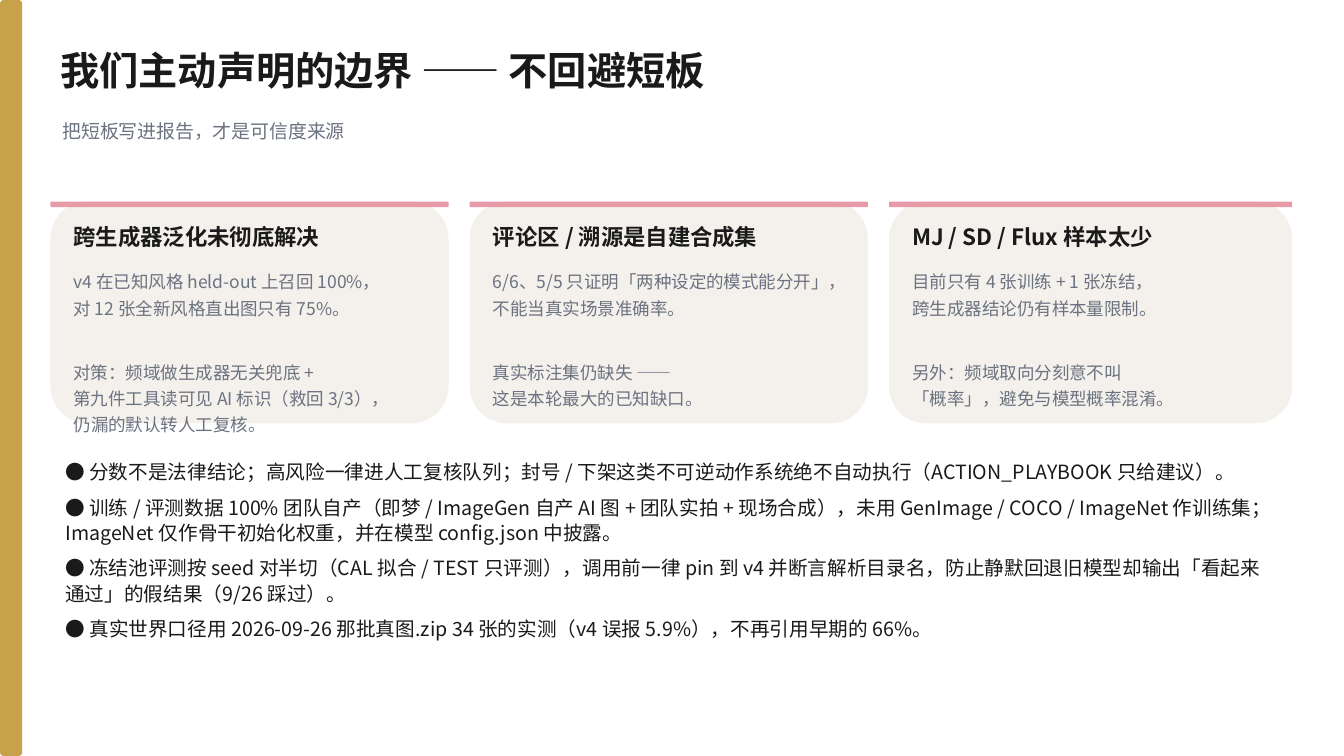
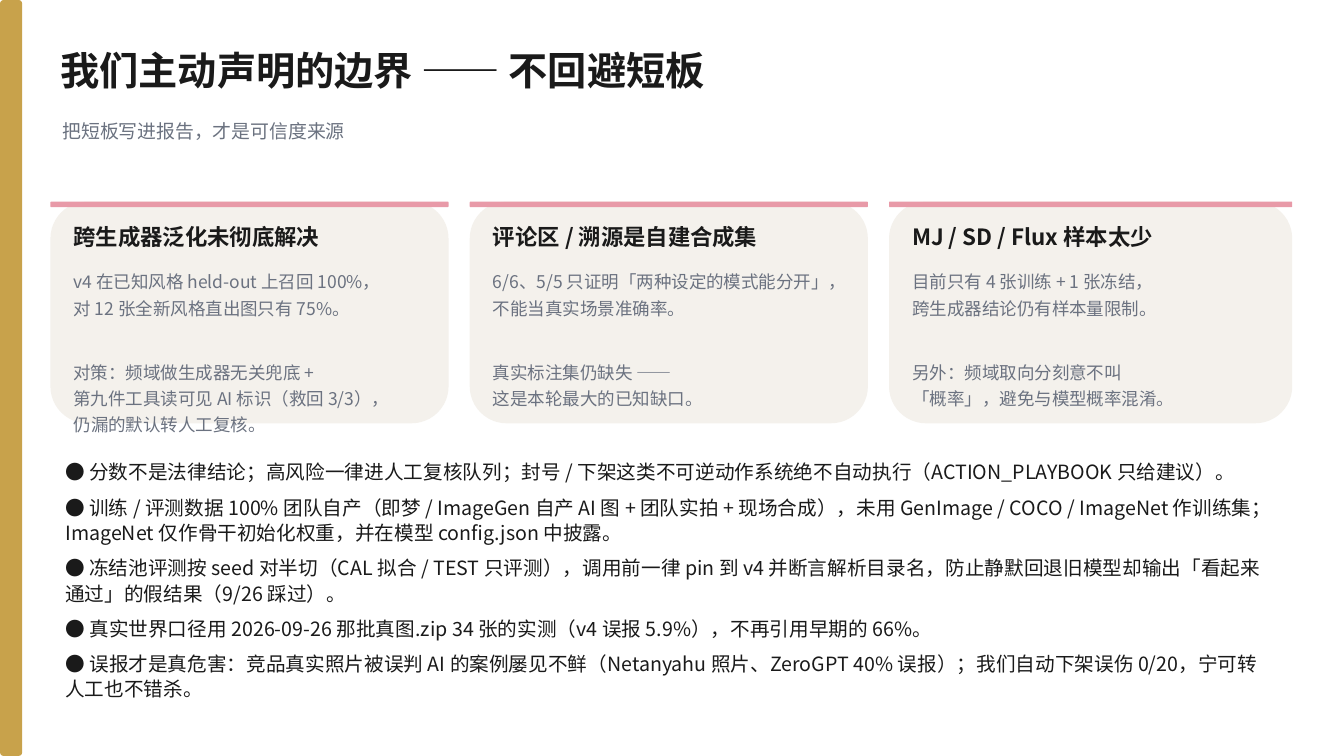
Before and after one commit to 566614/loreal-hackathon-beautyproof, a slide deck: slide 15 of docs/BeautyProof_答辩PPT.pptx. Drawn at 1344x756 pixels with LibreOffice and Linux fonts; fonts in the diff are those of the drawing. Boxes give left, top, right and bottom in pixels: in the first picture for what was removed or moved away, otherwise in the second. Text is boxed around its words. In the diff, an @@ line names an element or a change of style, - is before the commit and + after.

```diff
--- a/docs/BeautyProof_答辩PPT.pptx
+++ b/docs/BeautyProof_答辩PPT.pptx
@@ text at (x1=65, y1=654, x2=1257, y2=698): paragraph added @@
+● 误报才是真危害：竞品真实照片被误判 AI 的案例屡见不鲜（Netanyahu 照片、ZeroGPT 40% 误报）；我们自动下架误伤 0/20，宁可转人工也不错杀。
```
Also in this commit, not shown: 5 other slides changed, 3 other files.
